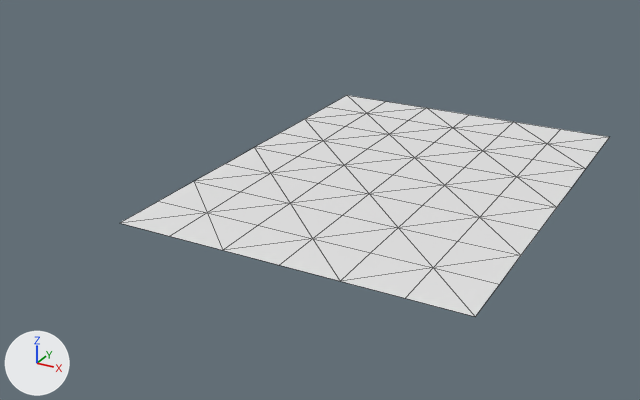
A saved change to the OBJ model assets/maps/chunks/terrain_lod2_-4_2.obj.
Before and after are seen from a camera (50 mm lens) standing at (-167.5, -270.4, 40.7) and looking at (-226.1, -163.9, -12.6). The axes (+X, +Y, +Z) are drawn at lower left. The lights are the same throughout. The picture after the commit comes second. Mesh edges are drawn as thin lines. Where no turn or scale is listed for an object, it has been applied to the vertices.

In view in the first picture: 'terrain_lod2_-4_2'.
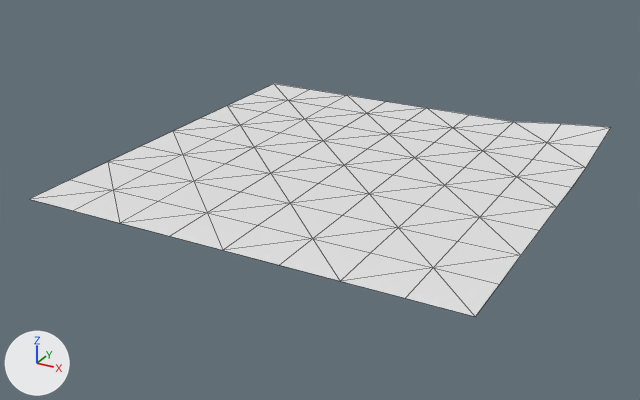
Pixel boxes [x1, y1, x2, y2] of what changed, in the pictures (640 x 400 px; the box of a moved part takes in the faces that stretch with it):
'terrain_lod2_-4_2', reshaped (19% wider): before [121, 95, 609, 316]; after [30, 84, 611, 316]
part 1 of me_terrain_lod2__4_2, added: after [30, 84, 347, 223]
part 2 of me_terrain_lod2__4_2, moved or reshaped: before [483, 122, 609, 187]; after [483, 122, 611, 187]

Diff of the bpy script that builds the scene:
```diff
--- a/assets/maps/chunks/terrain_lod2_-4_2.obj.py
+++ b/assets/maps/chunks/terrain_lod2_-4_2.obj.py
@@ me_terrain_lod2__4_2 @@
 # used by ob_terrain_lod2__4_2; location = (0.0, 0.0, 0.0)
 # verts and faces of me_terrain_lod2__4_2; kept vertices keep their numbers, new ones are numbered from 63
 # before: 10 (-200.0, -136.0, -8.0) at pixel (547, 143), 11 (-200.0, -128.0, -8.0) at pixel (560, 129), 12 (-192.0, -128.0, -8.0) at pixel (609, 136), 13 (-192.0, -136.0, -8.0) at pixel (598, 152), 20 (-192.0, -144.0, -8.0) at pixel (585, 168)
-me_terrain_lod2__4_2.from_pydata(...)  # 63 vertices, 96 faces; spans x -240.0..-192.0, y -192.0..-128.0, z -8.0
+me_terrain_lod2__4_2.from_pydata(...)  # 81 vertices, 128 faces; spans x -256.0..-192.0, y -192.0..-128.0, z -8.0..-6.3
+# me_terrain_lod2__4_2 part 1
+# 9 new vertices lie (-8.0, 0.0, 0.0) away from vertices in x -240.0, y -192.0..-128.0, z -8.0
+# 9 new vertices lie (-8.0, 0.0, 0.0) away from vertices in x -248.0, y -192.0..-128.0, z -8.0
+# 32 new faces join them
+# me_terrain_lod2__4_2 part 2
+verts[10] = (-200.0, -136.0, -7.9)  # moved, pixel (547, 142)
+verts[11] = (-200.0, -128.0, -7.0)  # moved, pixel (561, 123)
+verts[12] = (-192.0, -128.0, -6.3)  # moved, pixel (610, 127)
+verts[13] = (-192.0, -136.0, -7.1)  # moved, pixel (598, 146)
+verts[20] = (-192.0, -144.0, -7.8)  # moved, pixel (585, 167)
```
